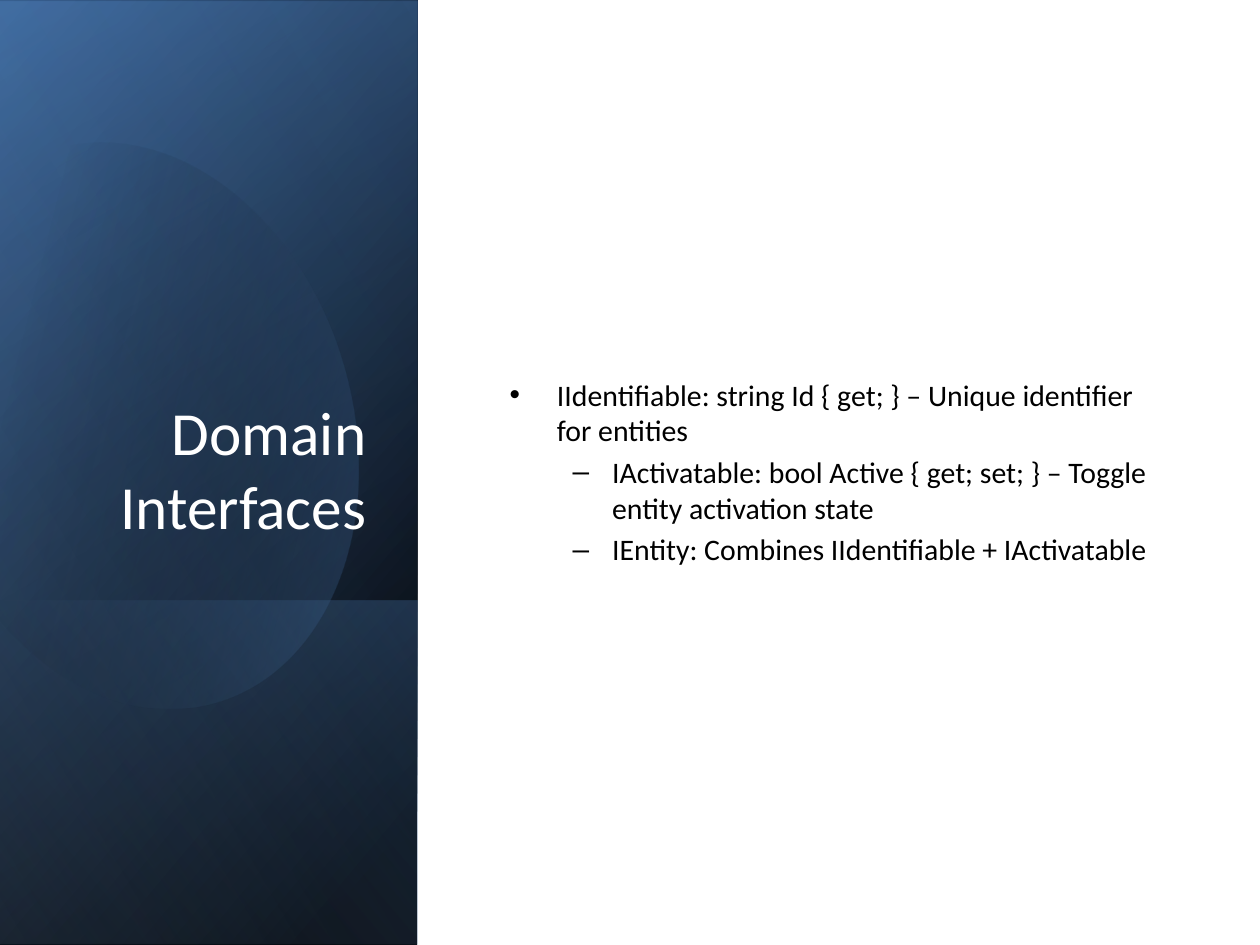
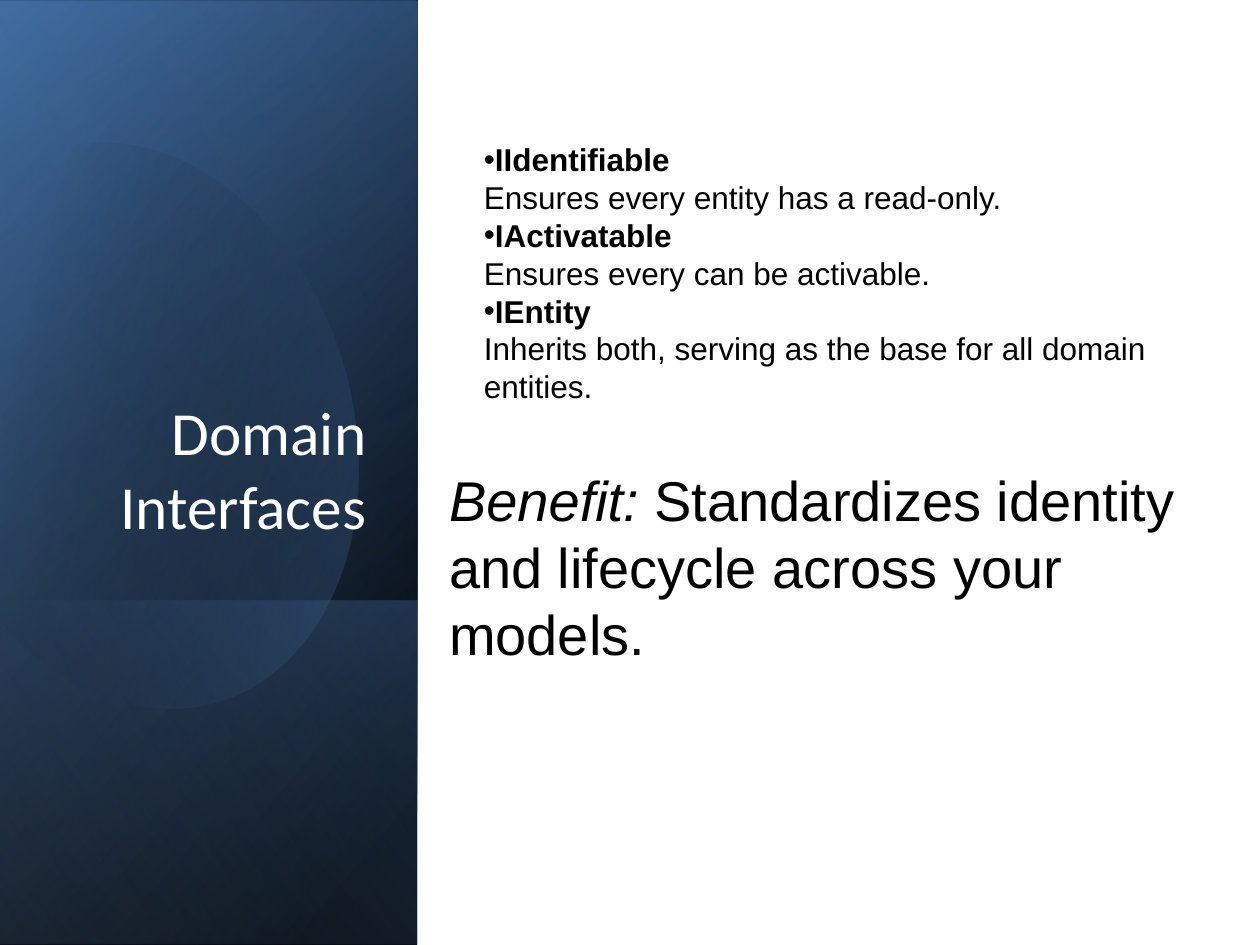
Before and after one commit to gabrielnino/Members, a slide deck: slide 4 of Autodesk_MembersPlatform_Architecture.pptx. Drawn at 1260x945 pixels with LibreOffice and Linux fonts; fonts in the diff are those of the drawing. Boxes give left, top, right and bottom in pixels: in the first picture for what was removed or moved away, otherwise in the second. Text is boxed around its words. In the diff, an @@ line names an element or a change of style, - is before the commit and + after.

```diff
--- a/Autodesk_MembersPlatform_Architecture.pptx
+++ b/Autodesk_MembersPlatform_Architecture.pptx
@@ text added at bbox=[484, 148, 1145, 399], 18 pt, text #000000 @@
+• IIdentifiable
+  Ensures every entity has a read-only.
+• IActivatable
+  Ensures every can be activable.
+• IEntity
+  Inherits both, serving as the base for all domain entities.
@@ text removed at bbox=[557, 385, 1146, 565] @@
-• IIdentifiable: string Id { get; } – Unique identifier for entities
-  – IActivatable: bool Active { get; set; } – Toggle entity activation state
-  – IEntity: Combines IIdentifiable + IActivatable
@@ text added at bbox=[449, 480, 1174, 656], 32 pt, text #000000 @@
+Benefit: Standardizes identity and lifecycle across your models.
```
Also in this commit, not shown: 1 other slide changed, 1 slide added, 15 other files.
